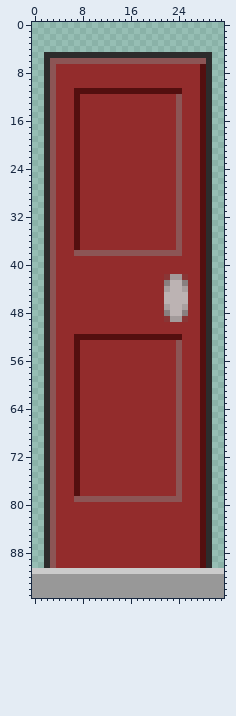
Sprite sheet, stored at src/Grid/Decor/images/door2_1x3.png. Above is the file before it was changed.
The file is 32x96 pixels. Colours within 5 levels of each other are drawn and written as one.
After the commit:
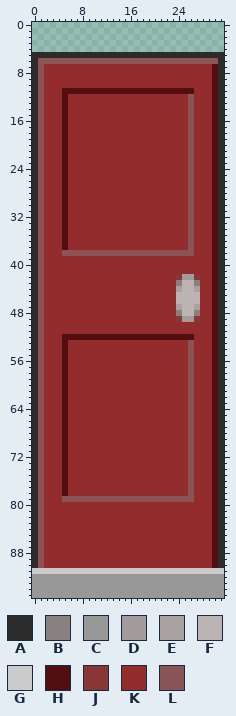
Palette (. is transparent): A #2c2c2c  B #898080  C #989898  D #a39b9b  E #a9a0a0  F #bcb3b3  G #cbcbcb  H #530f0f  J #893636  K #932c2c  L #8c5555
Edits made:
There is now colour A in row 5 at x 0 to 1 and 30 to 31; in rows 6 to 90 at x 0 and 31.
The edit turns colour F into colour B in row 43 at x 24; in row 48 at x 24.
The edit turns colour K into colour B in row 43 at x 27; in row 48 at x 27.
The edit turns colour J into colour D in row 42 at x 25; in row 49 at x 25.
The edit turns colour K into colour D in row 42 at x 26; in row 49 at x 26.
The edit turns colour F into colour E in row 44 at x 24; in row 47 at x 24.
The edit turns colour K into colour E in row 44 at x 27; in row 47 at x 27.
The edit turns colour B into colour F in row 43 at x 25; in row 48 at x 25.
The edit turns colour E into colour F in row 44 at x 25; in row 47 at x 25.
The edit turns colour K into colour F in rows 43 to 44 at x 26; in rows 45 to 46 at x 26 to 27; in rows 47 to 48 at x 26.
There is now colour H in rows 7 to 90 at x 30.
The edit turns colour K into colour H in row 11 at x 5 to 6 and 25 to 26; in rows 12 to 37 at x 5; in row 52 at x 5 to 6 and 25 to 26; in rows 53 to 78 at x 5.
The edit turns colour D into colour J in row 42 at x 24; in row 49 at x 24.
The edit turns colour K into colour J in row 42 at x 27; in row 49 at x 27.
The edit turns colour A into colour K in rows 7 to 90 at x 2 and 29.
The edit turns colour B into colour K in row 43 at x 22; in row 48 at x 22.
The edit turns colour D into colour K in row 42 at x 23; in row 49 at x 23.
The edit turns colour E into colour K in row 44 at x 22; in row 47 at x 22.
The edit turns colour F into colour K in rows 43 to 44 at x 23; in rows 45 to 46 at x 22 to 23; in rows 47 to 48 at x 23.
The edit turns colour H into colour K in rows 7 to 11 at x 28; in rows 12 to 37 at x 7 and 28; in rows 38 to 52 at x 28; in rows 53 to 78 at x 7 and 28; in rows 79 to 90 at x 28.
The edit turns colour J into colour K in row 42 at x 22; in row 49 at x 22.
The edit turns colour L into colour K in rows 7 to 11 at x 3; in rows 12 to 37 at x 3 and 24; in rows 38 to 52 at x 3; in rows 53 to 78 at x 3 and 24; in rows 79 to 90 at x 3.
There is now colour L in row 6 at x 1 and 30; in rows 7 to 90 at x 1.
The edit turns colour A into colour L in row 6 at x 2 and 29.
The edit turns colour K into colour L in rows 12 to 37 at x 26; in row 38 at x 5 to 6 and 25 to 26; in rows 53 to 78 at x 26; in row 79 at x 5 to 6 and 25 to 26.
Boxes around the changes in both pictures, in picture pixels (x1, y1, x2, y2):
changed: (32, 52, 80, 568)
changed: (164, 52, 224, 568)
